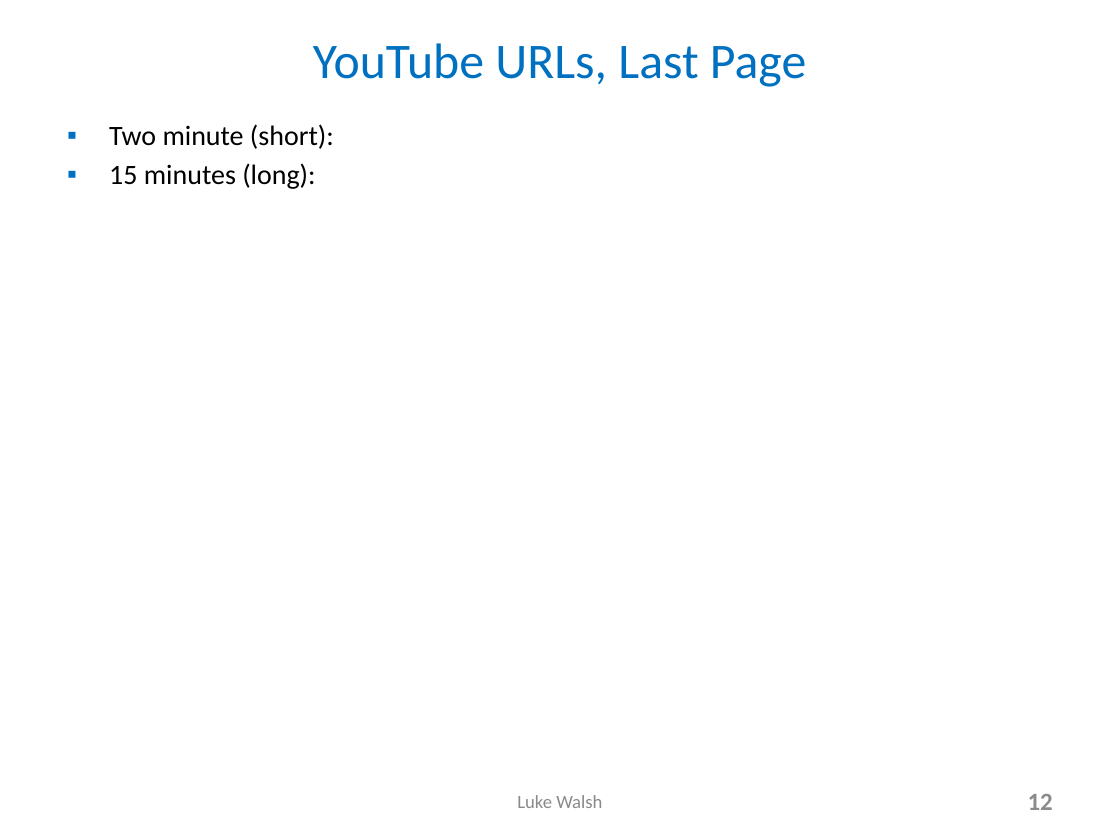
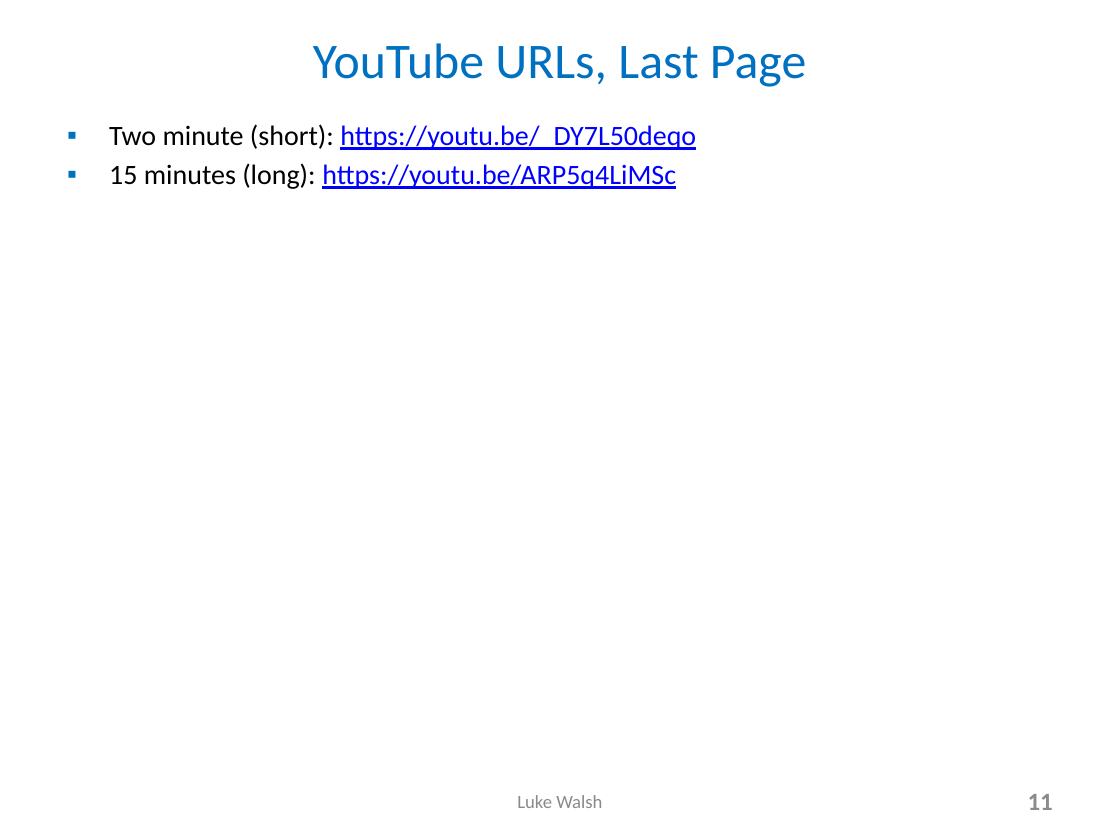
Before and after one commit to lukewalshct/Twitter_Sentiment, a slide deck: slide 11 of Spark_Streaming_NLTK_LWalsh_2min.pptx (slide 12 before the commit). Drawn at 1120x840 pixels with LibreOffice and Linux fonts; fonts in the diff are those of the drawing. Boxes give left, top, right and bottom in pixels: in the first picture for what was removed or moved away, otherwise in the second. Text is boxed around its words. In the diff, an @@ line names an element or a change of style, - is before the commit and + after.

```diff
--- a/Spark_Streaming_NLTK_LWalsh_2min.pptx
+++ b/Spark_Streaming_NLTK_LWalsh_2min.pptx
@@ text at (109, 124, 696, 189): text changed; text colour #000000 to #0000FF @@
-▪ Two minute (short):
-▪ 15 minutes (long):
+▪ Two minute (short): https://youtu.be/_DY7L50deqo
+▪ 15 minutes (long): https://youtu.be/ARP5q4LiMSc
@@ page number at (1028, 794, 1053, 810): text changed @@
-12
+11
```
Also in this commit, not shown: 5 other slides changed, 1 slide removed, 8 other files.
